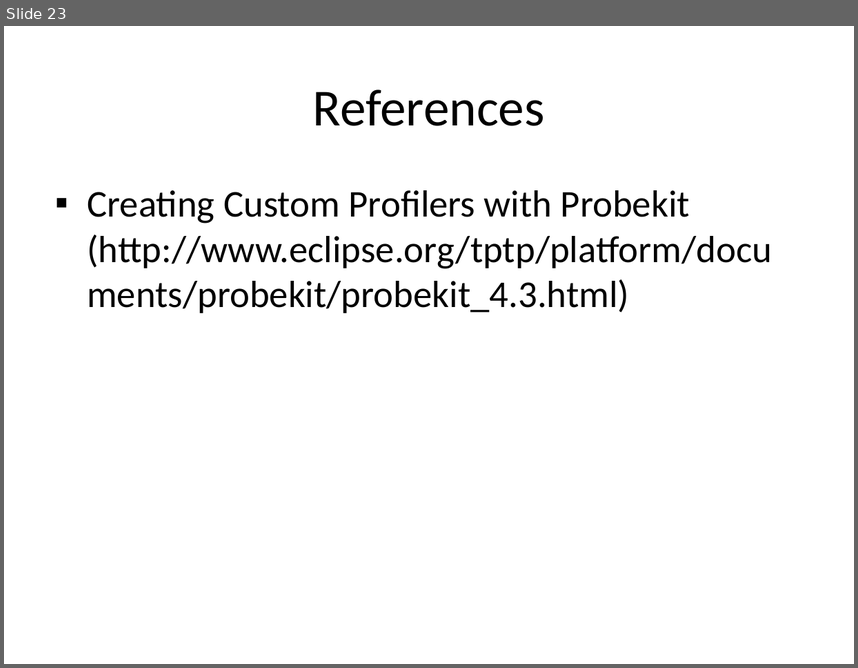
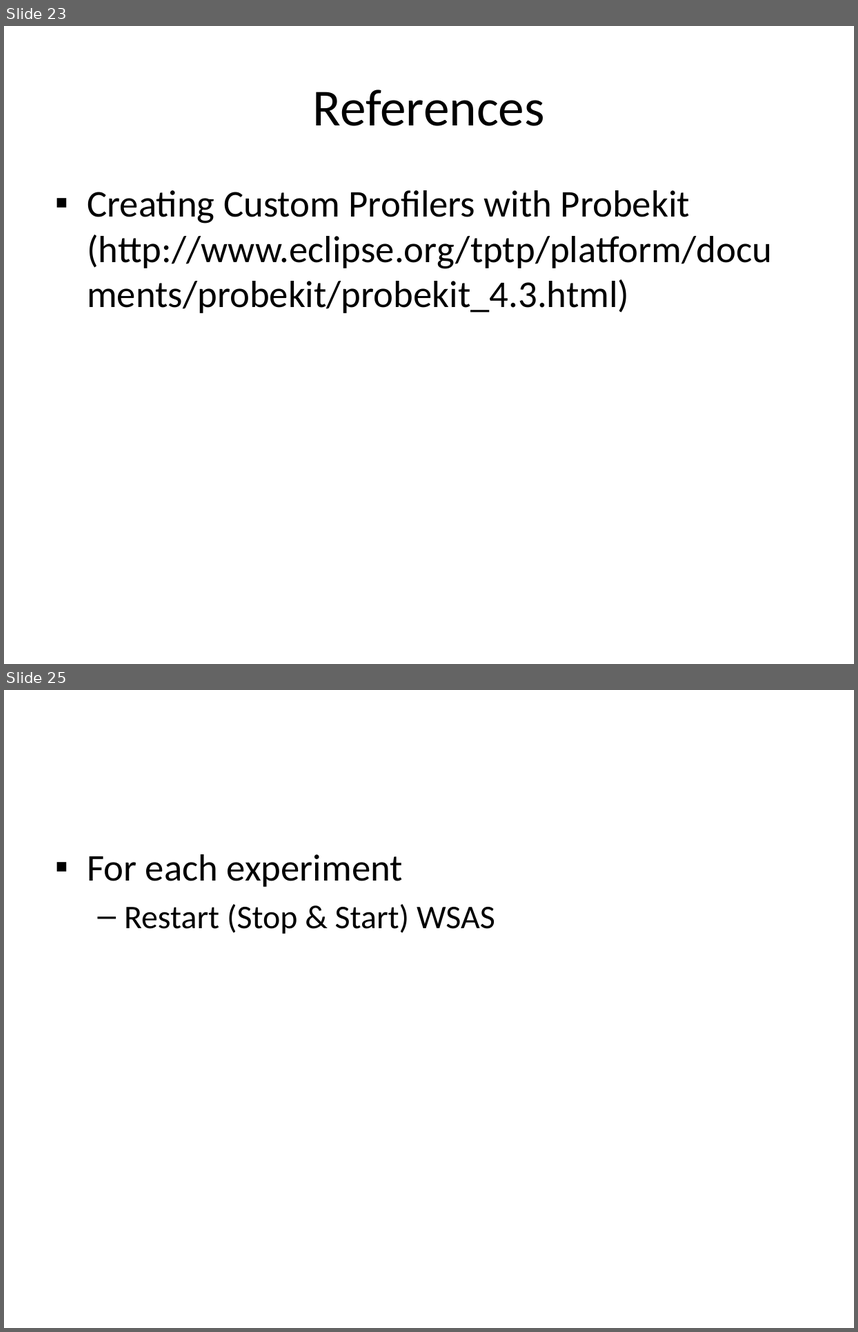
Before and after one commit to wsgan001/asegrp, a slide deck: papers/DRCPA/docs/PerfTest - Profiling via TPTP.pptx. Shown one above the other, each under a label of ours: slide 23 before the commit, slides 23 and 25 after it; the slides between them are not shown. The pictures are 858x668 and 858x1332 pixels, drawn with LibreOffice and Linux fonts; fonts in the diff are those of the drawing. Boxes give left, top, right and bottom in pixels: in the first picture for what was removed or moved away, otherwise in the second. Text is boxed around its words. In the diff, an @@ line names an element or a change of style, - is before the commit and + after.

```diff
--- a/papers/DRCPA/docs/PerfTest - Profiling via TPTP.pptx
+++ b/papers/DRCPA/docs/PerfTest - Profiling via TPTP.pptx
@@ slide 25 added at <box>4,690,854,1328</box>, background #FFFFFF @@
@@ text added at <box>87,854,495,934</box>, 28 pt, text #000000 @@
+▪ For each experiment
+  – Restart (Stop & Start) WSAS
```
Also in this commit, not shown: 1 slide changed, 6 other slides added.
